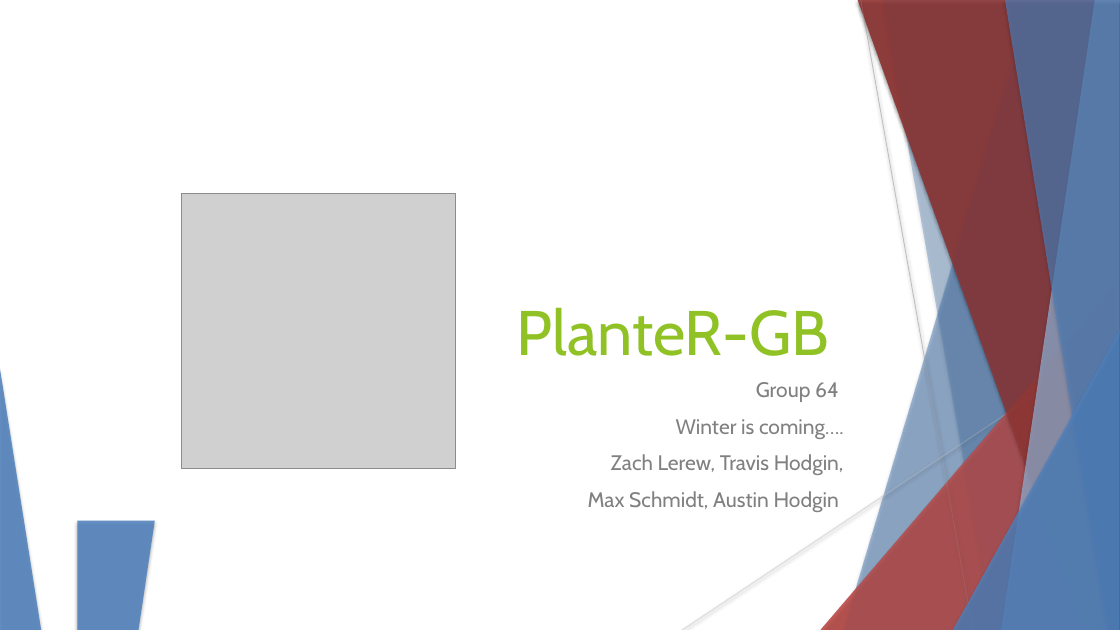
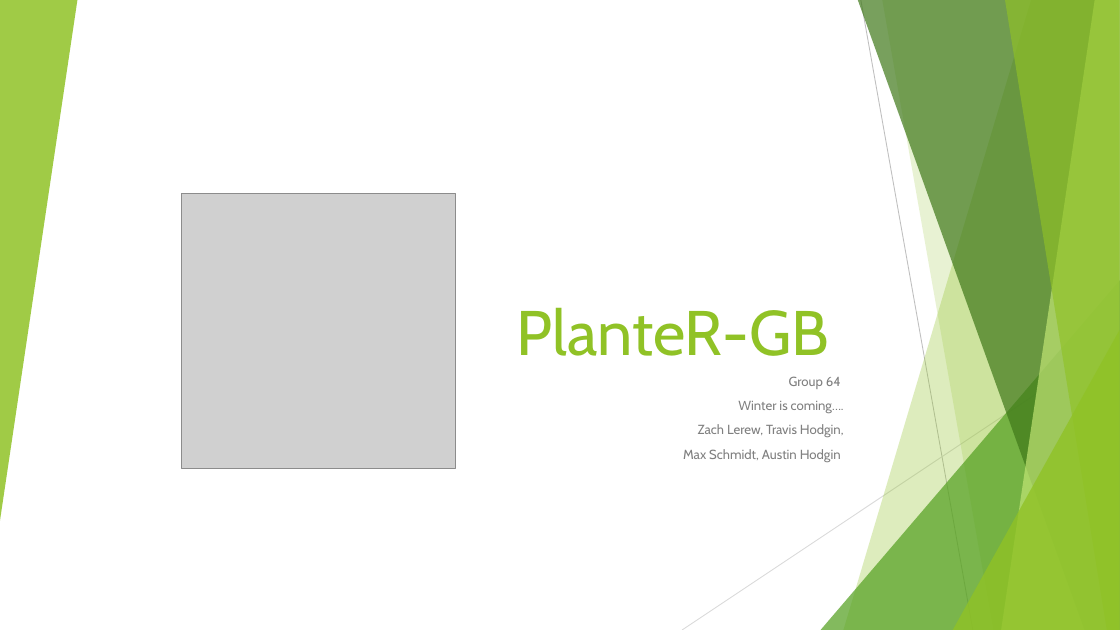
Before and after one commit to HodginAustin/Winter-Is-Coming, a slide deck: slide 1 of Documents/PresentationFall/Fall Presentation.pptx. Drawn at 1120x630 pixels with LibreOffice and Linux fonts; fonts in the diff are those of the drawing; grey boxes stand for pictures. Boxes give left, top, right and bottom in pixels: in the first picture for what was removed or moved away, otherwise in the second. Text is boxed around its words. In the diff, an @@ line names an element or a change of style, - is before the commit and + after.

```diff
--- a/Documents/PresentationFall/Fall Presentation.pptx
+++ b/Documents/PresentationFall/Fall Presentation.pptx
@@ triangle added at (0, 0, 77, 521), fill #90C226 at 85% opacity @@
@@ freeform shape at (844, 0, 1120, 630): fill #4F81BD at 30% opacity to #90C226 at 30% opacity; shadow off @@
@@ freeform shape removed at (844, 0, 1120, 630) @@
@@ freeform shape at (858, 0, 1120, 630): fill #953735 at 70% opacity to #3F7819 at 70% opacity; shadow off @@
@@ freeform shape removed at (858, 0, 1120, 630) @@
@@ line (861, 0) - (973, 630): stroke #BFBFBF 0.74 pt to #BFBFBF 0.75 pt @@
@@ freeform shape at (882, 0, 1120, 630): fill #4F81BD at 20% opacity to #90C226 at 20% opacity; shadow off; outline redrawn @@
@@ freeform shape removed at (882, 0, 1120, 630) @@
@@ freeform shape at (1002, 0, 1120, 630): fill #95B3D7 at 70% opacity to #C0E474 at 70% opacity; shadow off @@
@@ freeform shape removed at (1002, 0, 1120, 630) @@
@@ freeform shape at (1005, 0, 1120, 630): fill #4F81BD at 65% opacity to #90C226 at 65% opacity; shadow off @@
@@ freeform shape removed at (1005, 0, 1120, 630) @@
@@ triangle at (821, 280, 1120, 630): fill #C0504D at 72% opacity to #54A021 at 72% opacity; shadow off @@
@@ triangle removed at (821, 280, 1120, 630) @@
@@ line (1120, 339) - (682, 630): stroke #D9D9D9 0.74 pt to #D9D9D9 0.75 pt @@
@@ triangle at (953, 330, 1120, 630): fill #4F81BD at 80% opacity to #90C226 at 80% opacity; shadow off @@
@@ triangle removed at (953, 330, 1120, 630) @@
@@ triangle removed at (0, 369, 41, 630) @@
@@ text "Group 64" at (683, 376, 844, 462): size 18 to 11.2 pt; line spacing 1 to 0.8 @@
@@ triangle removed at (77, 521, 155, 630) @@
```
Also in this commit, not shown: 8 other slides changed, 2 slides added.
